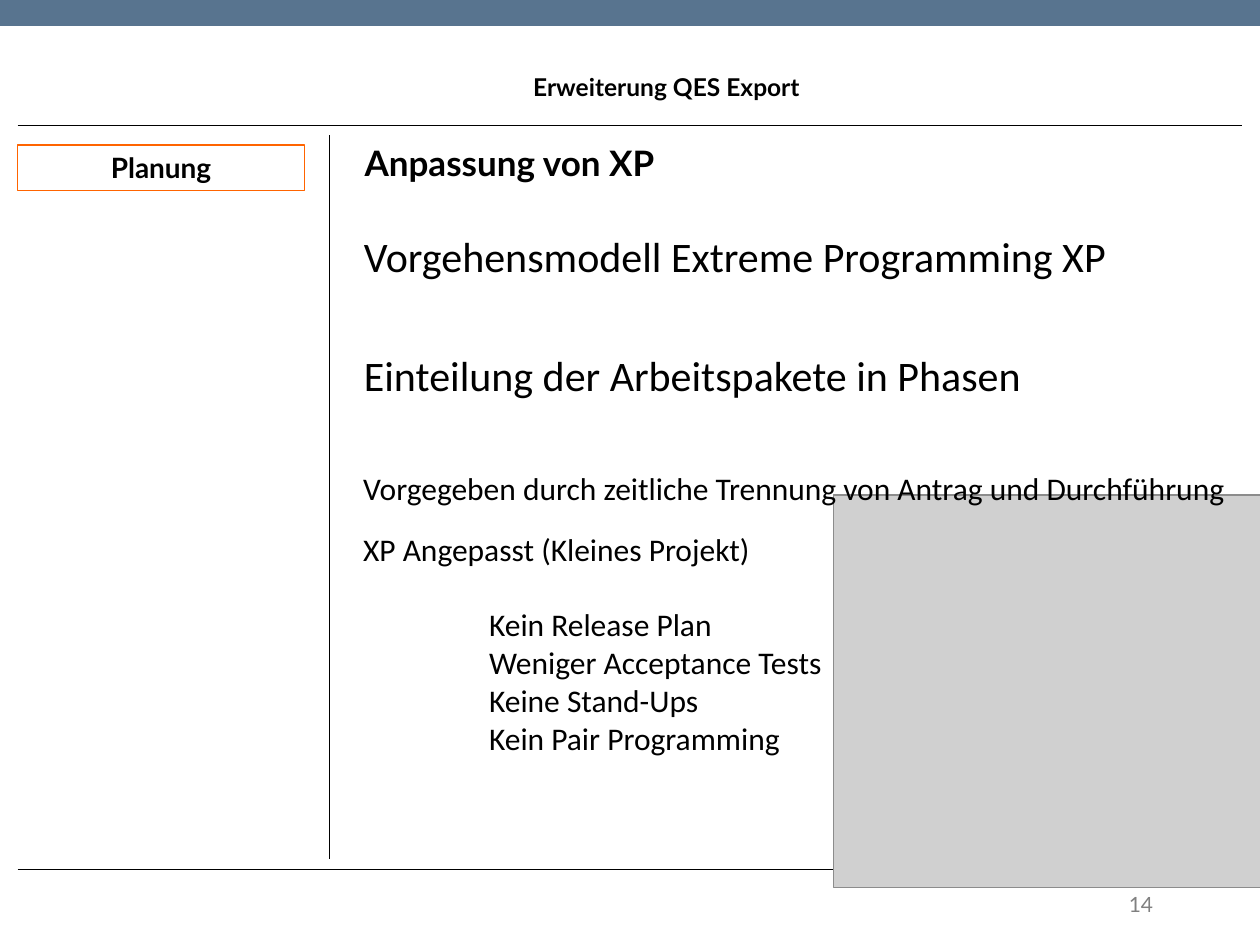
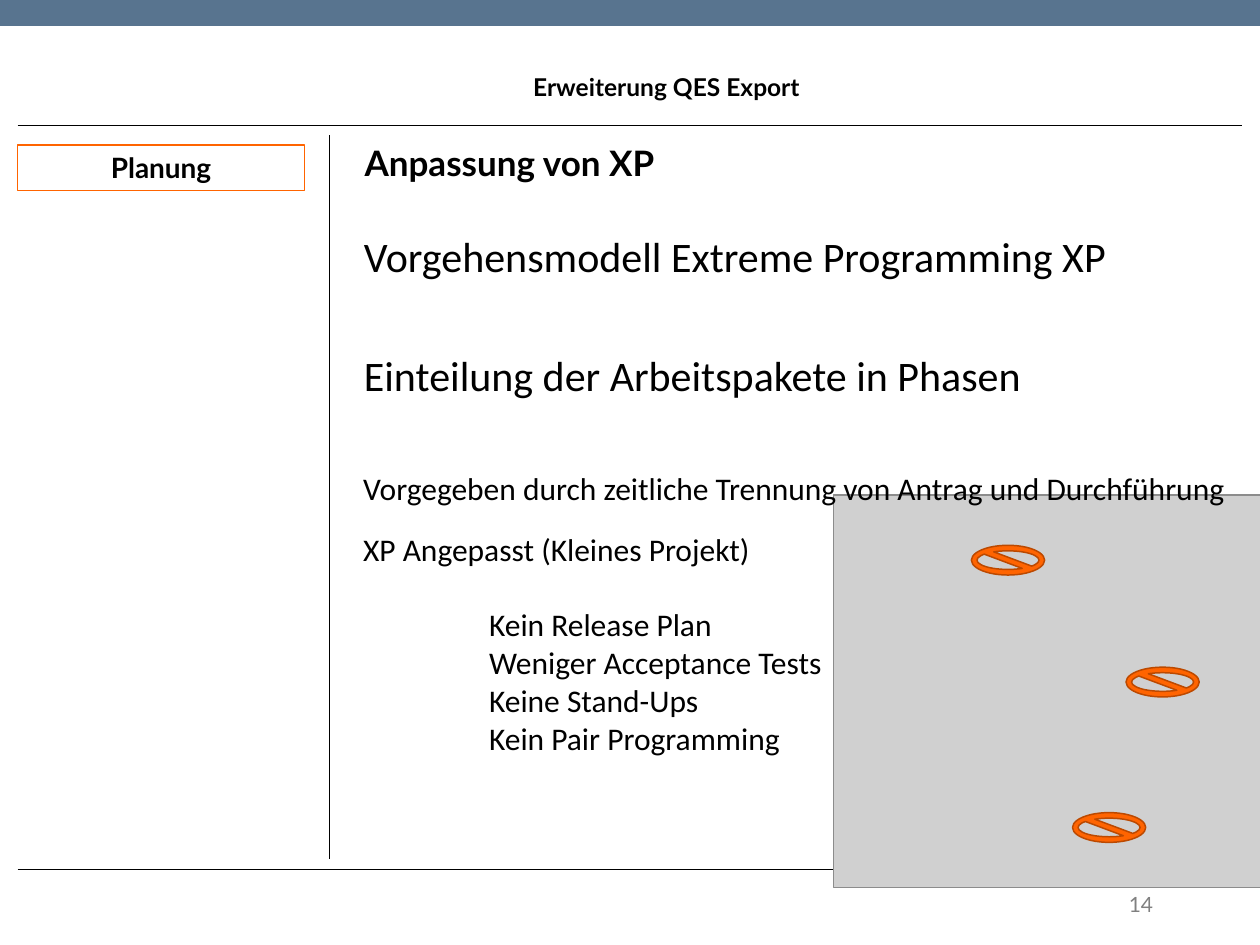
Before and after one commit to TwoHorus/dbExelExportLaravel, a slide deck: slide 14 of DOC/Fachgespraech.pptx. Drawn at 1260x945 pixels with LibreOffice and Linux fonts; fonts in the diff are those of the drawing; grey boxes stand for pictures; background and template pictures are left out. Boxes give left, top, right and bottom in pixels: in the first picture for what was removed or moved away, otherwise in the second. Text is boxed around its words. In the diff, an @@ line names an element or a change of style, - is before the commit and + after.

```diff
--- a/DOC/Fachgespraech.pptx
+++ b/DOC/Fachgespraech.pptx
@@ no-entry sign added at (971, 546, 1045, 576), fill #FF6400, outline #BD4A00 0.85 pt @@
@@ no-entry sign added at (1126, 668, 1200, 698), fill #FF6400, outline #BD4A00 0.85 pt @@
@@ no-entry sign added at (1072, 813, 1145, 843), fill #FF6400, outline #BD4A00 0.85 pt @@
```
Also in this commit, not shown: 1 slide removed.
